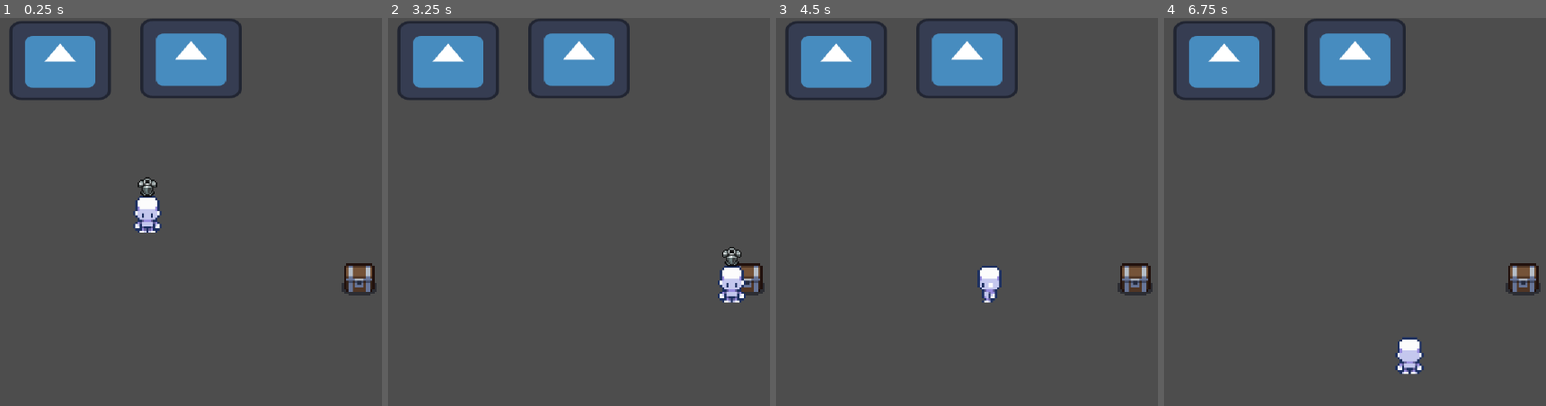
Above: before the commit, frames 1-4 (left to right).
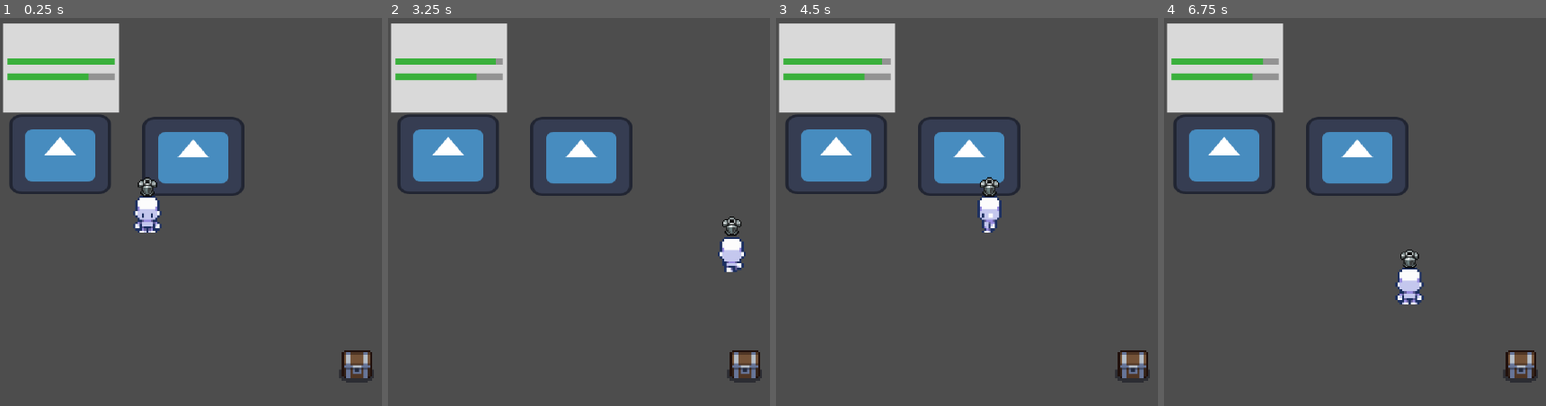
Above: after the commit, the same moments.

Repository: jpsalim21/LootPacker
Game: Godot game, scene res://Cenas/Workshop.tscn
Same seed, same stepped clock (60 frames per second), same inputs: the game is played once before the commit and once after it. The engine's default icon, where the game draws it, is replaced by a stand-in: a white triangle on a blue panel in a dark square.
Inputs:
- Up to frame 1 (0.25 s): no input
- Up to frame 2 (3.25 s): tap Enter at 0.5 s; hold D (direita) 0.53-1.28 s; tap E (interact) at 0.6, 2.1 s; hold S (baixo) 1.28-2.03 s; tap Shift (run) at 1.35, 2.85 s; hold D (direita) 2.03-2.78 s; hold W (cima) from 2.78 s (still down)
- Up to frame 3 (4.5 s): release W (cima) at 3.53 s; hold A (esquerda) from 3.53 s (still down); tap E (interact) at 3.6 s; tap Shift (run) at 4.35 s
- Up to frame 4 (6.75 s): release A (esquerda) at 5.03 s; hold S (baixo) 5.03-5.78 s; tap E (interact) at 5.1, 6.6 s; hold D (direita) 5.78-6.53 s; tap Shift (run) at 5.85 s; hold W (cima) from 6.53 s (still down)

The runs differ from the first frame. In frame 1, 18% of the frame differs, in the area x 0-99%, y 0-94%; in frame 2, 19%; in frame 3, 19%; in frame 4, 19%.

Commit message:
Adiciona barra dos aventureiros

Diff:
--- a/Cenas/Workshop.tscn
+++ b/Cenas/Workshop.tscn
@@ -11,6 +11,7 @@
 [ext_resource type="Resource" uid="uid://ciuiacrc0qpg8" path="res://Items/armor.tres" id="9_d7m6n"]
 [ext_resource type="Script" path="res://Scripts/Minigames/minigame.gd" id="10_ce8cp"]
 [ext_resource type="Texture2D" uid="uid://c1tlgt05g43wh" path="res://Sprites/PlaceHolder/Quadrado.png" id="11_87lbm"]
+[ext_resource type="PackedScene" uid="uid://c1ivkp73agnyx" path="res://Prefabs/lifeBar.tscn" id="12_yutp4"]
 
 [sub_resource type="RectangleShape2D" id="RectangleShape2D_hvt4o"]
 size = Vector2(11, 5)
@@ -259,6 +260,7 @@
 texture = ExtResource("3_5f131")
 
 [node name="Chest" type="Node2D" parent="." node_paths=PackedStringArray("player")]
+position = Vector2(-1, 40)
 script = ExtResource("4_b1l47")
 player = NodePath("../Player")
 
@@ -280,7 +282,7 @@
 shape = SubResource("RectangleShape2D_jh0ew")
 
 [node name="Alchemy" type="Node2D" parent="." node_paths=PackedStringArray("player")]
-position = Vector2(-137, -73)
+position = Vector2(-137, -30)
 script = ExtResource("6_oeid3")
 player = NodePath("../Player")
 itemEntregue = ExtResource("7_14qm4")
@@ -295,7 +297,7 @@
 shape = SubResource("RectangleShape2D_h18a0")
 
 [node name="Forge" type="Node2D" parent="." node_paths=PackedStringArray("player")]
-position = Vector2(-77, -74)
+position = Vector2(-76, -29)
 script = ExtResource("6_oeid3")
 player = NodePath("../Player")
 itemEntregue = ExtResource("9_d7m6n")
@@ -346,6 +348,12 @@
 libraries = {
 "": SubResource("AnimationLibrary_4y8sa")
 }
+
+[node name="LifeBar" parent="." instance=ExtResource("12_yutp4")]
+offset_left = -163.0
+offset_top = -90.0
+offset_right = -163.0
+offset_bottom = -90.0
 
 [connection signal="body_entered" from="Chest/Area2D" to="Chest" method="_on_area_2d_body_entered"]
 [connection signal="body_exited" from="Chest/Area2D" to="Chest" method="_on_area_2d_body_exited"]
--- a/Prefabs/lifeBar.tscn
+++ b/Prefabs/lifeBar.tscn
@@ -1,6 +1,9 @@
-[gd_scene load_steps=4 format=3 uid="uid://c1ivkp73agnyx"]
+[gd_scene load_steps=5 format=3 uid="uid://c1ivkp73agnyx"]
 
 [ext_resource type="Script" path="res://Scripts/Adventures/lifeBarScript.gd" id="1_qf062"]
+
+[sub_resource type="StyleBoxFlat" id="StyleBoxFlat_di8kc"]
+bg_color = Color(0.85098, 0.85098, 0.85098, 1)
 
 [sub_resource type="StyleBoxFlat" id="StyleBoxFlat_bbcw5"]
 bg_color = Color(0, 0, 0, 0.32549)
@@ -18,13 +21,44 @@
 script = ExtResource("1_qf062")
 max = 50.0
 
-[node name="ProgressBar" type="ProgressBar" parent="."]
+[node name="Panel" type="Panel" parent="."]
+layout_mode = 0
+offset_right = 53.0
+offset_bottom = 41.0
+theme_override_styles/panel = SubResource("StyleBoxFlat_di8kc")
+
+[node name="ProgressBar" type="ProgressBar" parent="Panel"]
 z_index = 1
-layout_mode = 0
-offset_right = 240.0
-offset_bottom = 20.0
+layout_mode = 1
+anchors_preset = 15
+anchor_right = 1.0
+anchor_bottom = 1.0
+offset_left = 2.0
+offset_top = 16.0
+offset_right = -2.0
+offset_bottom = -22.0
+grow_horizontal = 2
+grow_vertical = 2
 theme_override_styles/background = SubResource("StyleBoxFlat_bbcw5")
 theme_override_styles/fill = SubResource("StyleBoxFlat_lk3eh")
 max_value = 1.0
 value = 0.76
 show_percentage = false
+
+[node name="ProgressBar2" type="ProgressBar" parent="Panel"]
+z_index = 1
+layout_mode = 1
+anchors_preset = 15
+anchor_right = 1.0
+anchor_bottom = 1.0
+offset_left = 2.0
+offset_top = 23.0
+offset_right = -2.0
+offset_bottom = -15.0
+grow_horizontal = 2
+grow_vertical = 2
+theme_override_styles/background = SubResource("StyleBoxFlat_bbcw5")
+theme_override_styles/fill = SubResource("StyleBoxFlat_lk3eh")
+max_value = 1.0
+value = 0.76
+show_percentage = false
--- a/Scripts/Adventures/lifeBarScript.gd
+++ b/Scripts/Adventures/lifeBarScript.gd
@@ -2,19 +2,18 @@
 
 @export var max : float
 var atual : float
-var porcentagem : float
 
-@onready var barra : ProgressBar = $ProgressBar
+@onready var barra : ProgressBar = $Panel/ProgressBar
 
 # Called when the node enters the scene tree for the first time.
 func _ready():
 	atual = max
+	barra.max_value = max
 	pass # Replace with function body.
 
 
 # Called every frame. 'delta' is the elapsed time since the previous frame.
 func _process(delta):
 	atual -= delta
-	porcentagem = atual / max
-	barra.value = porcentagem
+	barra.value = atual
 	pass
Not shown: 1 places in Cenas/Workshop.tscn that only renumber resources
